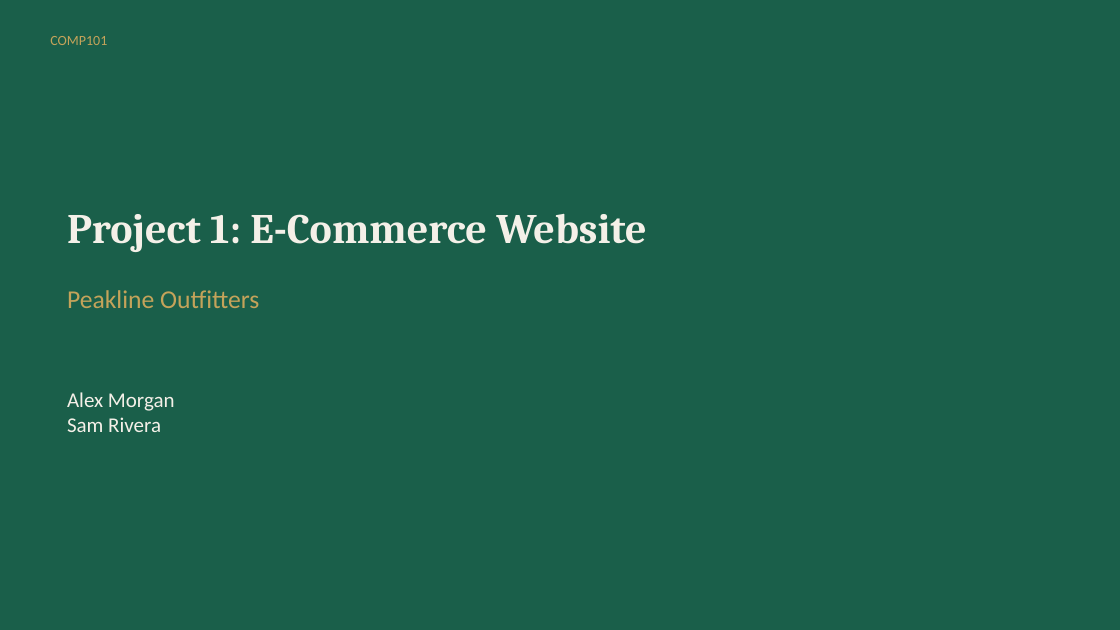
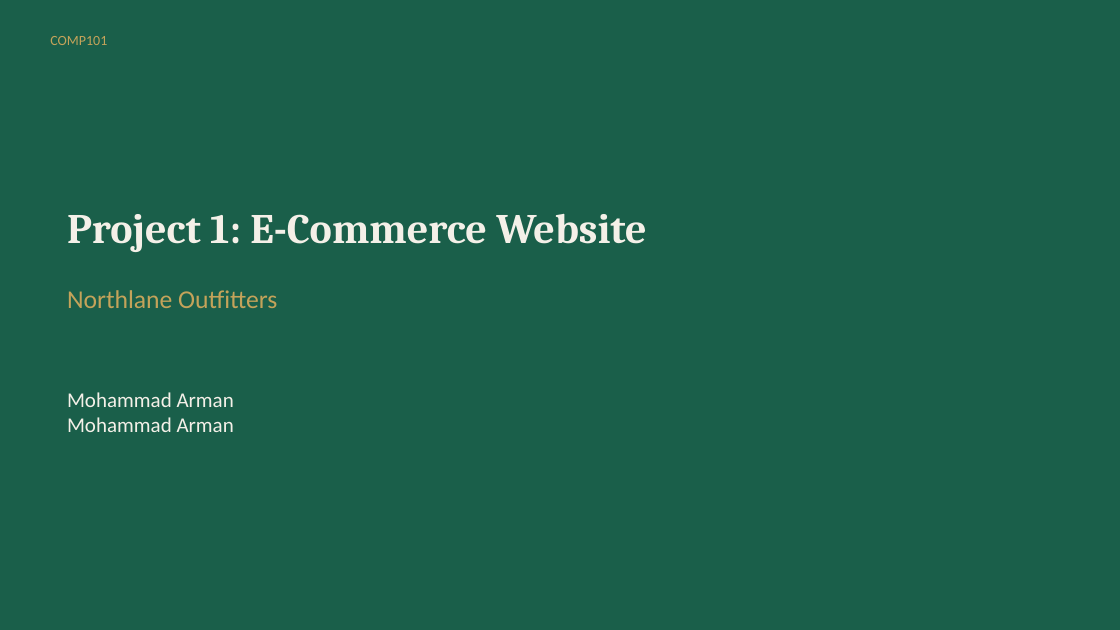
Before and after one commit to mohib334455s-maker/store, a slide deck: slide 1 of COMP101_Project1/Presentation/COMP101_Project1_Presentation.pptx. Drawn at 1120x630 pixels with LibreOffice and Linux fonts; fonts in the diff are those of the drawing. Boxes give left, top, right and bottom in pixels: in the first picture for what was removed or moved away, otherwise in the second. Text is boxed around its words. In the diff, an @@ line names an element or a change of style, - is before the commit and + after.

```diff
--- a/COMP101_Project1/Presentation/COMP101_Project1_Presentation.pptx
+++ b/COMP101_Project1/Presentation/COMP101_Project1_Presentation.pptx
@@ text at (67,290,277,308): text changed @@
-Peakline Outfitters
+Northlane Outfitters
@@ text at (67,392,234,432): text changed @@
-Alex Morgan
-Sam Rivera
+Mohammad Arman
+Mohammad Arman
```
Also in this commit, not shown: 5 other slides changed, 40 other files.
